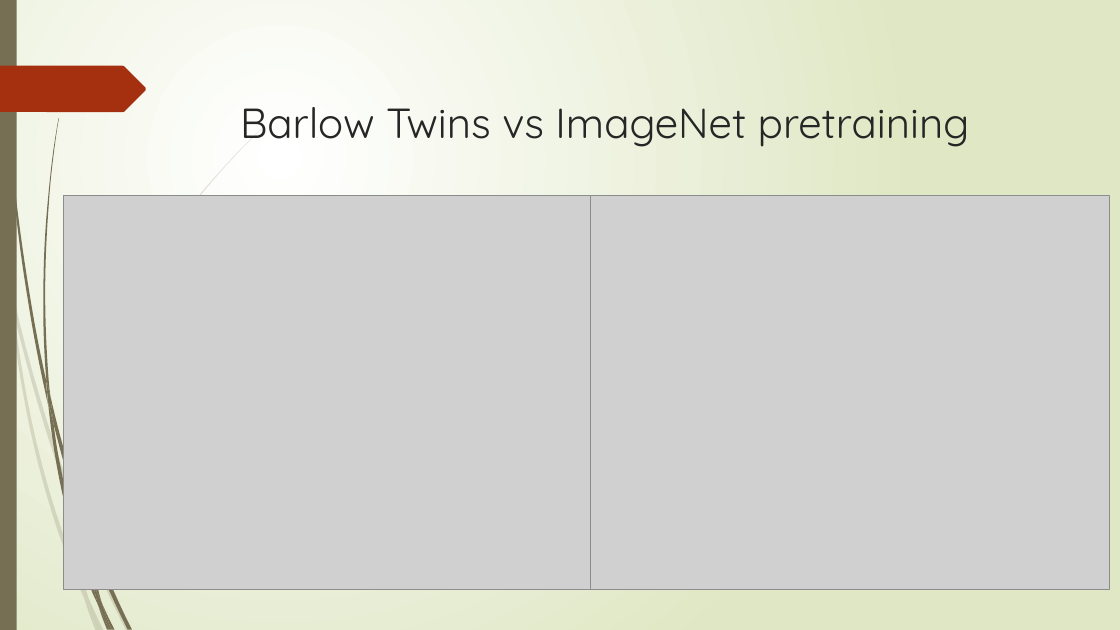
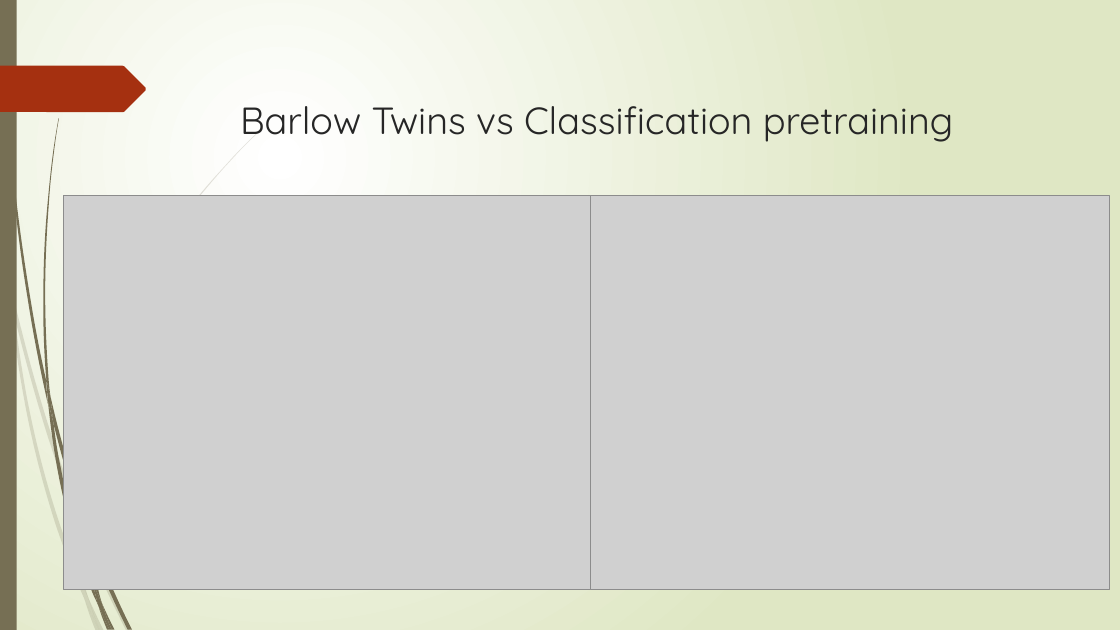
Before and after one commit to victor-mlai/ImageSimilarity, a slide deck: slide 9 of Media/Final.pptx (slide 8 before the commit). Drawn at 1120x630 pixels with LibreOffice and Linux fonts; fonts in the diff are those of the drawing; grey boxes stand for pictures. Boxes give left, top, right and bottom in pixels: in the first picture for what was removed or moved away, otherwise in the second. Text is boxed around its words. In the diff, an @@ line names an element or a change of style, - is before the commit and + after.

```diff
--- a/Media/Final.pptx
+++ b/Media/Final.pptx
@@ title at (240, 106, 953, 142): text changed; size 36 to 32.4 pt @@
-Barlow Twins vs ImageNet pretraining
+Barlow Twins vs Classification pretraining
```
Also in this commit, not shown: 3 other slides changed, 1 slide added, 1 other file.
